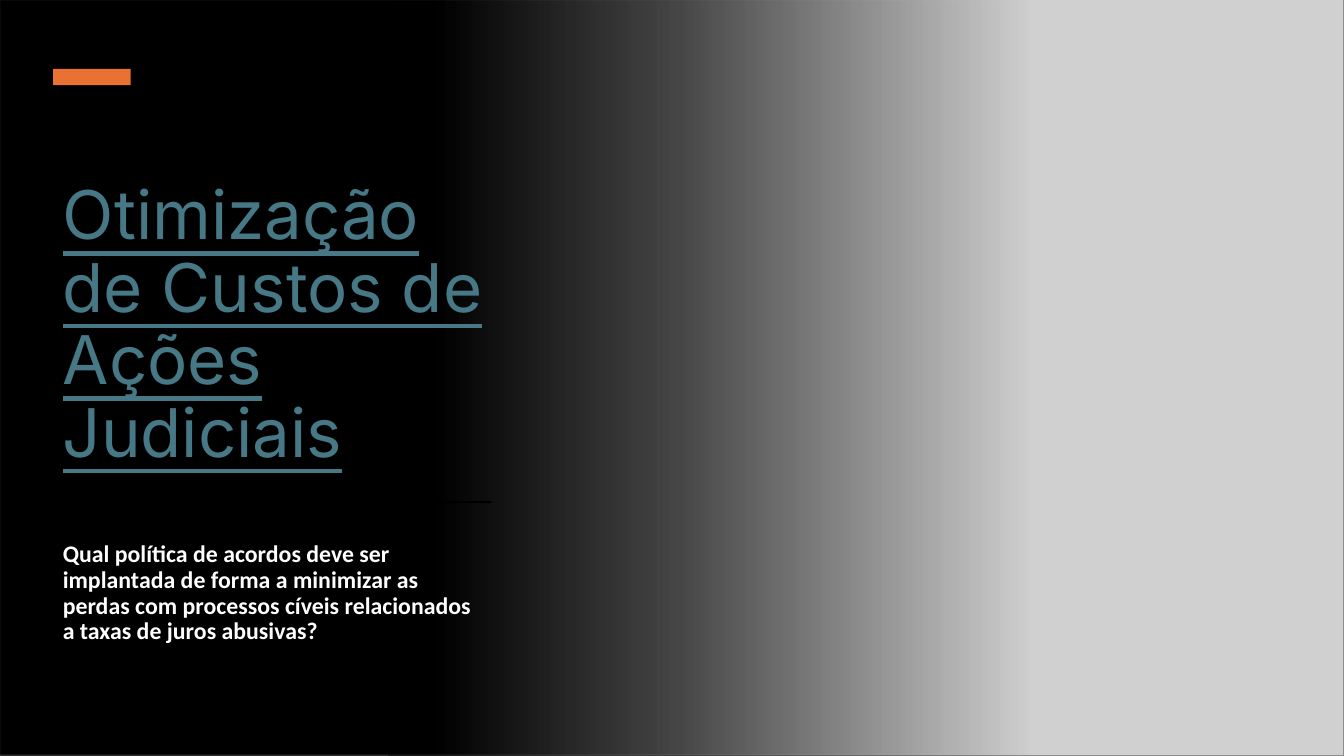
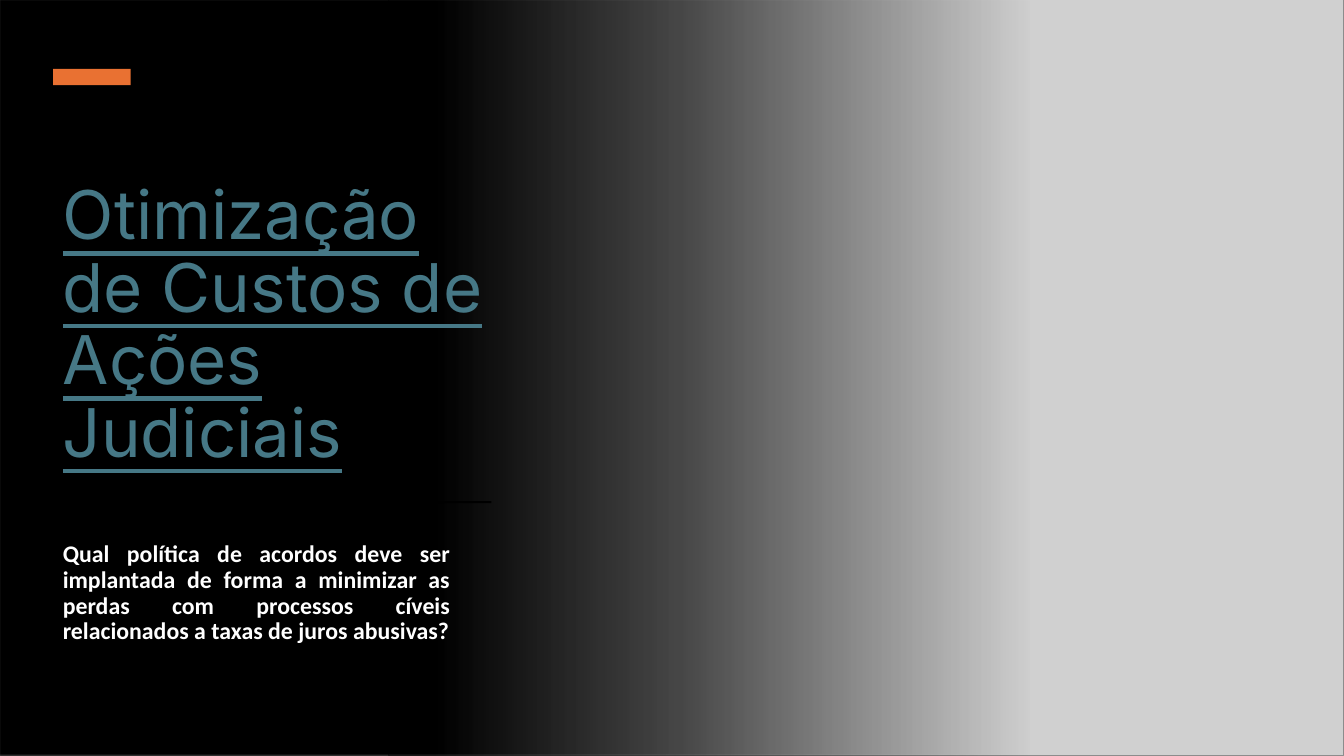
Before and after one commit to DeyvedAntonio/legal_analytics, a slide deck: slide 1 of 05_Documentacao/01_Power_point/Otimização de Custos de Ações Judiciais.pptx. Drawn at 1344x756 pixels with LibreOffice and Linux fonts; fonts in the diff are those of the drawing; grey boxes stand for pictures. Boxes give left, top, right and bottom in pixels: in the first picture for what was removed or moved away, otherwise in the second. Text is boxed around its words. In the diff, an @@ line names an element or a change of style, - is before the commit and + after.

```diff
--- a/05_Documentacao/01_Power_point/Otimização de Custos de Ações Judiciais.pptx
+++ b/05_Documentacao/01_Power_point/Otimização de Custos de Ações Judiciais.pptx
@@ subtitle "Qual política de acordos deve ..." at [63, 545, 450, 643]: alignment left to justified @@
```
Also in this commit, not shown: 5 other slides changed, 6 slides added, 1 slide removed, 1 other file.
